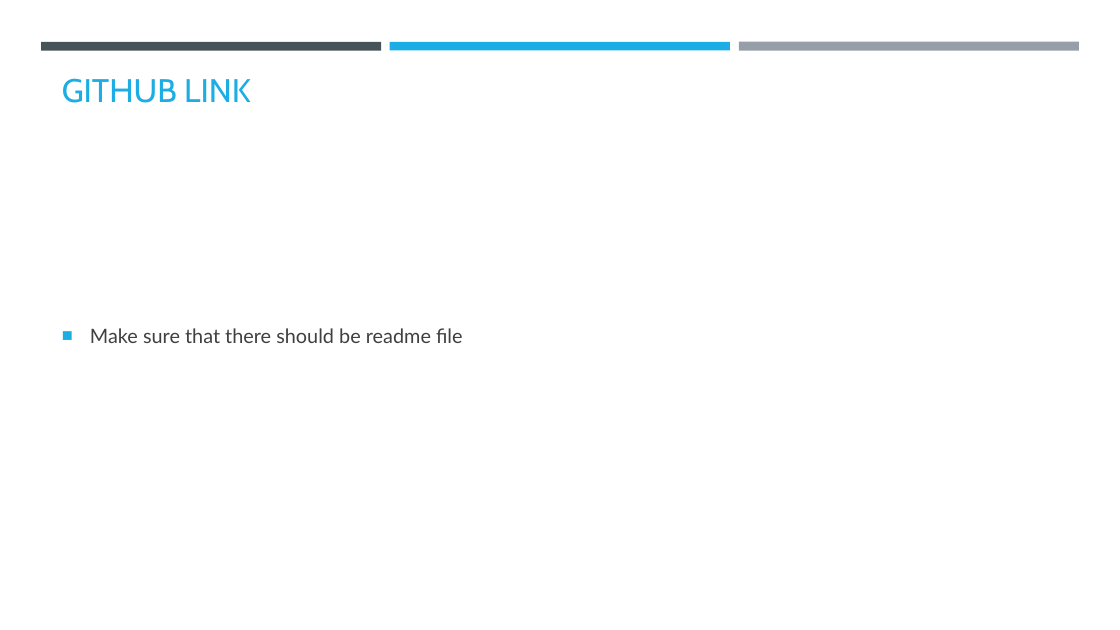
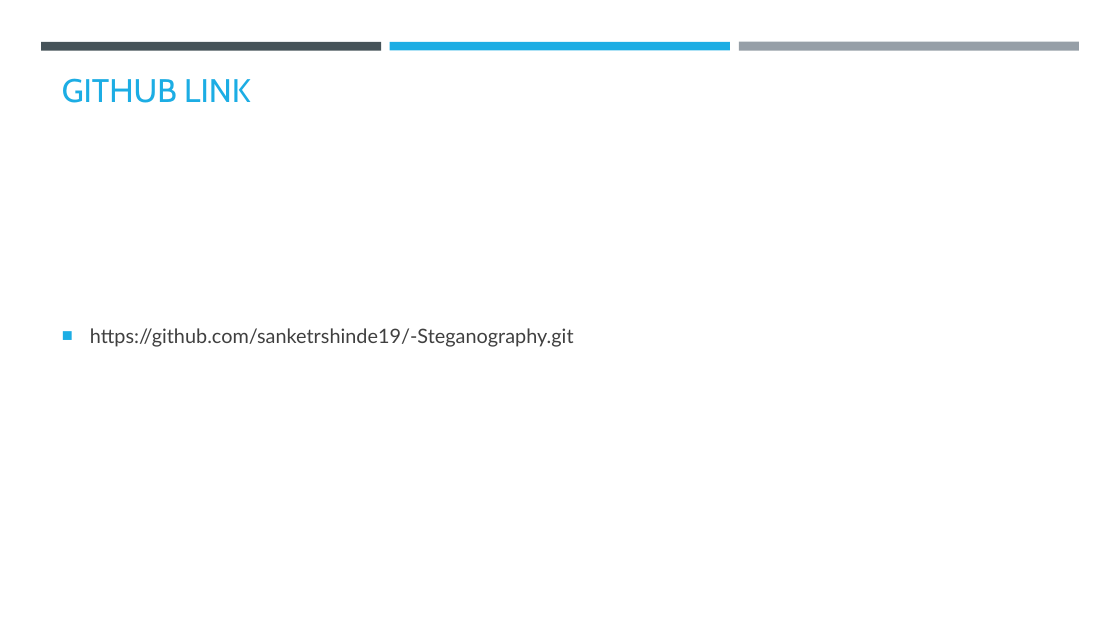
Before and after one commit to sanketrshinde19/-Steganography, a slide deck: slide 14 of AICTE PPT.pptx. Drawn at 1120x630 pixels with LibreOffice and Linux fonts; fonts in the diff are those of the drawing; background and template pictures are left out. Boxes give left, top, right and bottom in pixels: in the first picture for what was removed or moved away, otherwise in the second. Text is boxed around its words. In the diff, an @@ line names an element or a change of style, - is before the commit and + after.

```diff
--- a/AICTE PPT.pptx
+++ b/AICTE PPT.pptx
@@ text at (90, 328, 574, 347): text changed @@
-■ Make sure that there should be readme file
+■ https://github.com/sanketrshinde19/-Steganography.git
```
